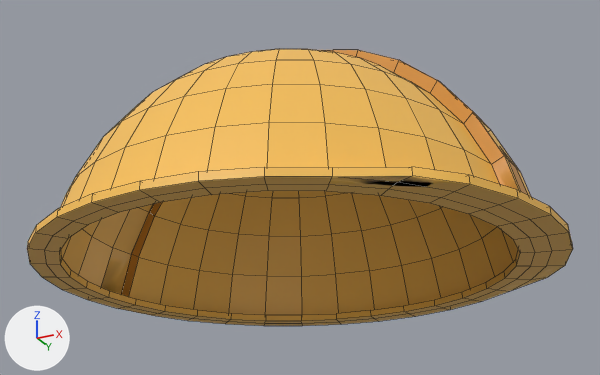
The FBX model DC Prototype/Assets/3D Models/hardHat.fbx as it was, and as the next commit left it.
Both versions are drawn from a camera (50 mm lens) standing at (1.329, -2.565, -0.676) and looking at (0.027, 0.038, 0.495). Every picture has the same lights, and +X, +Y and +Z are marked at lower left. Mesh edges are drawn as thin lines. Where no turn or scale is listed for an object, it has been applied to the vertices.
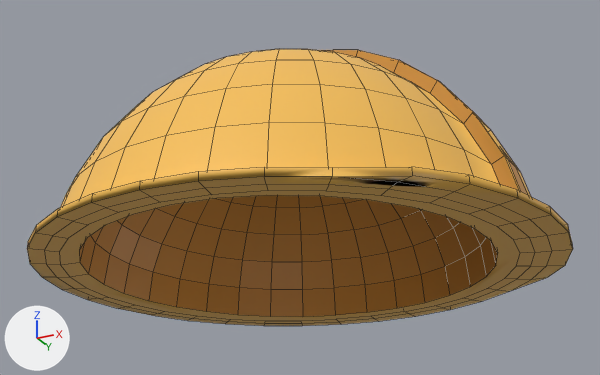
What differs and where, as boxes [x1, y1, x2, y2] in the pictures (600 x 375 px):
part 1 of me_sphere, built on: before [340, 176, 411, 182]; after [59, 176, 520, 321]

The change, as a list of edits to the scene's bpy script:
```text
Change me_sphere:
    used by ob_sphere; location = (0.0, 0.0, 0.0)
    remove me_sphere.from_pydata(...)  # 510 vertices, 521 faces; spans x -0.91..0.98, y -0.88..0.88, z 0.16..1.01
    add me_sphere.from_pydata(...)  # 767 vertices, 779 faces; spans x -0.91..0.98, y -0.88..0.88, z 0.16..1.01
    me_sphere part 1
    2 faces are deleted
    257 vertices are added at x -0.74..0.74, y -0.73..0.74, z 0.17..0.78
    4 new faces join them, mat_base (orange #ffc65a)
    256 new faces join them, mat_darker (orange #d29139)
```
